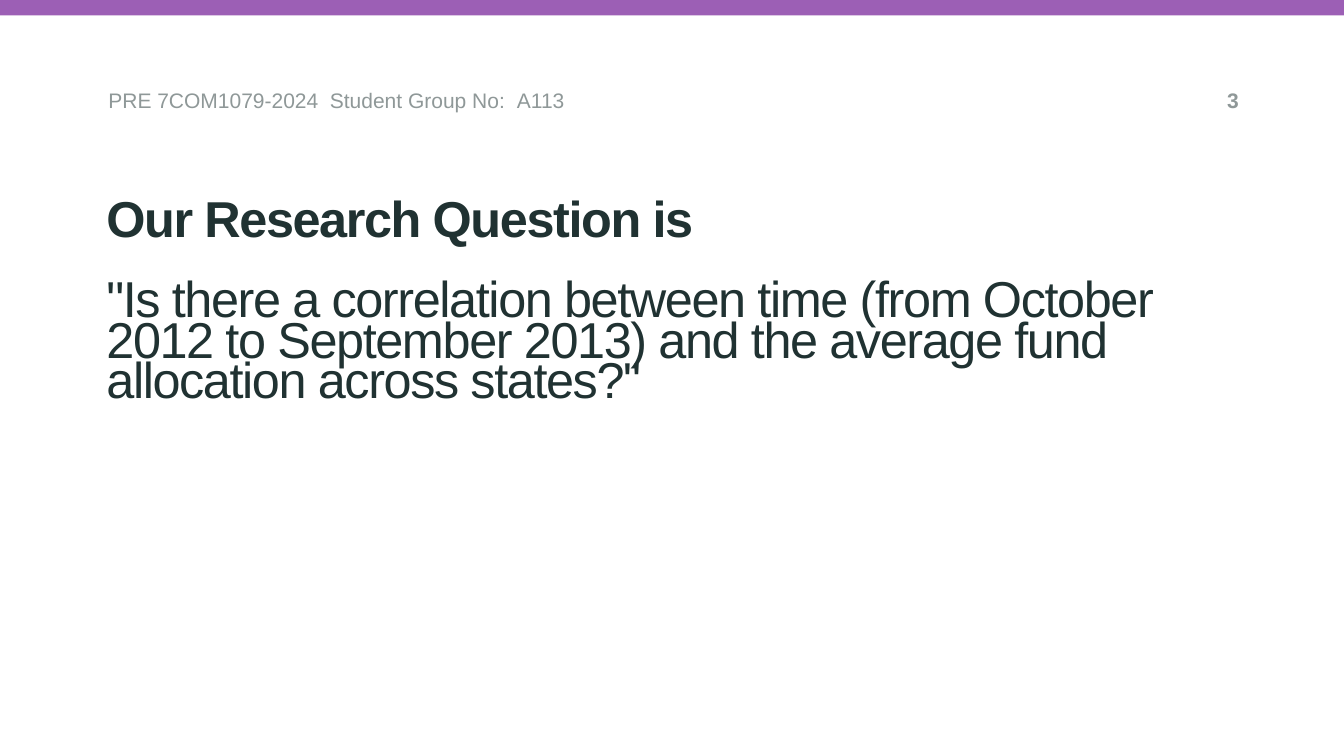
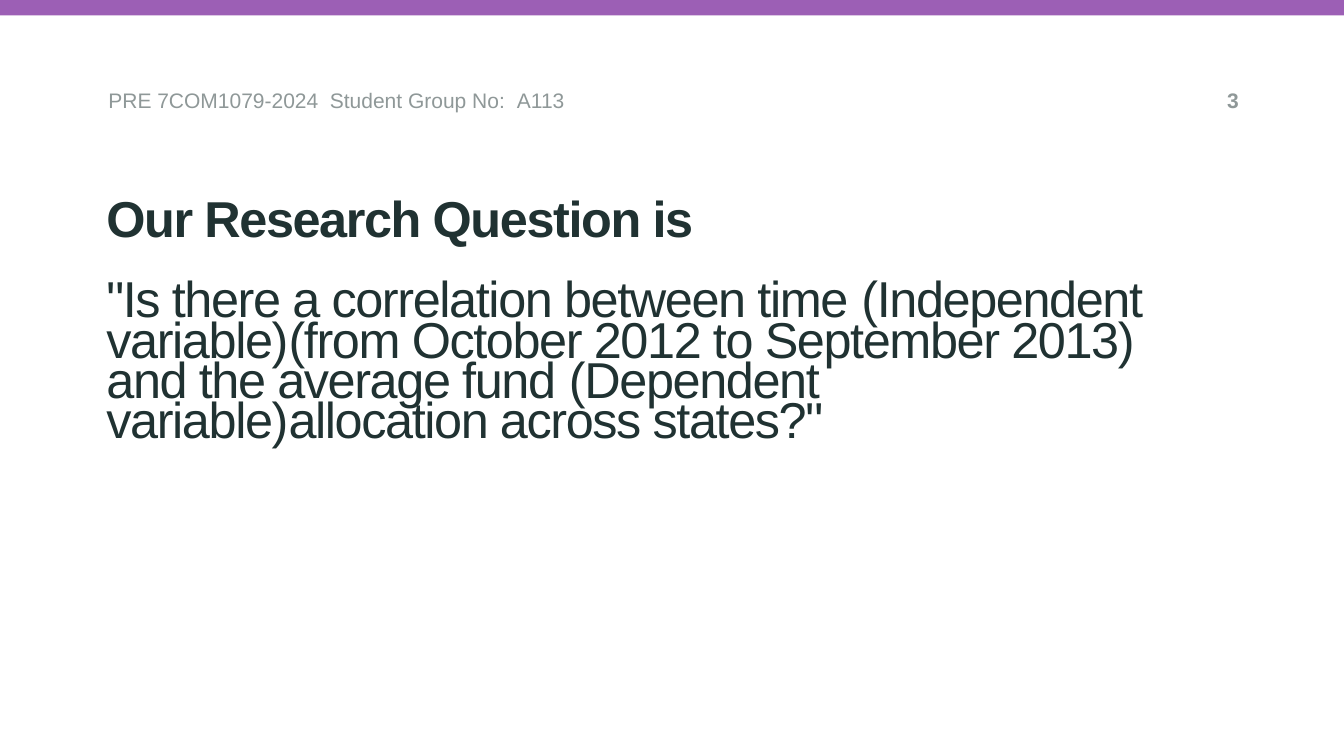
Before and after one commit to DeepakKhokhar1302/A113_Team_Research_Project, a slide deck: slide 3 of research_question_presentation_A113.pptx. Drawn at 1344x756 pixels with LibreOffice and Linux fonts; fonts in the diff are those of the drawing; background and template pictures are left out. Boxes give left, top, right and bottom in pixels: in the first picture for what was removed or moved away, otherwise in the second. Text is boxed around its words. In the diff, an @@ line names an element or a change of style, - is before the commit and + after.

```diff
--- a/research_question_presentation_A113.pptx
+++ b/research_question_presentation_A113.pptx
@@ subtitle at bbox=[106, 280, 1143, 448]: text changed @@
-"Is there a correlation between time (from October 2012 to September 2013) and the average fund allocation across states?"
+"Is there a correlation between time (Independent variable)(from October 2012 to September 2013) and the average fund (Dependent variable)allocation across states?"
```
Also in this commit, not shown: 1 other file.
